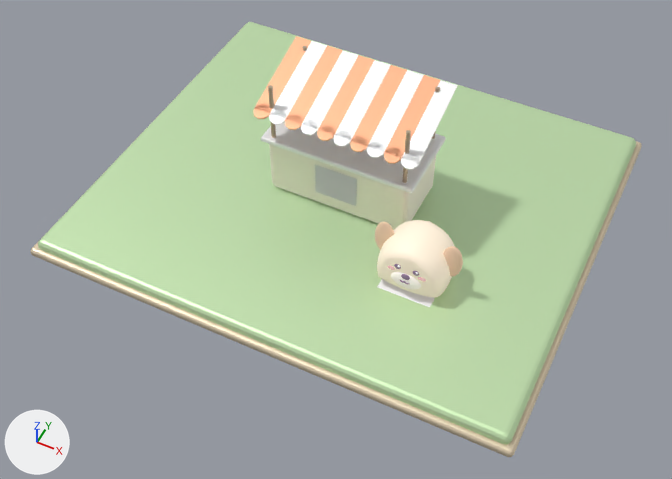
What one commit did to the glTF model game/art/models/buildings/arcade/building_arcade_L01.glb.
One viewpoint serves both versions: a 50 mm lens placed at (15.4, -32.8, 36.1), pointed at (0.8, -3.6, -0.3). The axes (+X, +Y, +Z) are drawn at lower left. The lights are the same throughout. The first picture is the older version. Where no turn or scale is listed for an object, it has been applied to the vertices.

Script lines for the objects in view, before the commit:
```python
me_mesh_15 = bpy.data.meshes.new('Mesh_15')
me_mesh_15.from_pydata(...)  # 112 vertices, 220 faces; spans x -13.0..13.0, y -11.0..11.0, z -0.8..0.0
me_mesh_15.materials.append(mat_material_12)  # green #ceecbb
me_mesh_16 = bpy.data.meshes.new('Mesh_16')
me_mesh_16.from_pydata(...)  # 112 vertices, 220 faces; spans x -13.3..13.3, y -11.3..11.3, z -1.0..-0.5
me_mesh_16.materials.append(mat_material_13)  # beige #e6d5b8
me_mesh_5 = bpy.data.meshes.new('Mesh_5')
me_mesh_5.from_pydata(...)  # 110 vertices, 200 faces; spans x -4.48..3.58, y -2.63..-1.74, z 5.31..5.65
me_mesh_5.materials.append(mat_material_4)  # beige #ffb88e
ob_mesh_15 = bpy.data.objects.new('Mesh_15', me_mesh_15)
ob_mesh_15.location = (0.0, 0.0, 0.0)
ob_mesh_16 = bpy.data.objects.new('Mesh_16', me_mesh_16)
ob_mesh_16.location = (0.0, 0.0, 0.0)
ob_mesh_5 = bpy.data.objects.new('Mesh_5', me_mesh_5)
ob_mesh_5.location = (0.0, 0.0, 0.0)
# also in view: 'Mesh_0' at (0.0, -2.0, 1.9); 'Mesh_10' at (5.6, -4.3, 1.6); 'Mesh_4' at (-0.5, 0.1, 6.2); 'Mesh_6' at (0.4, -2.2, 5.5); 'Mesh_1' at (0.0, 0.0, 1.7)
```
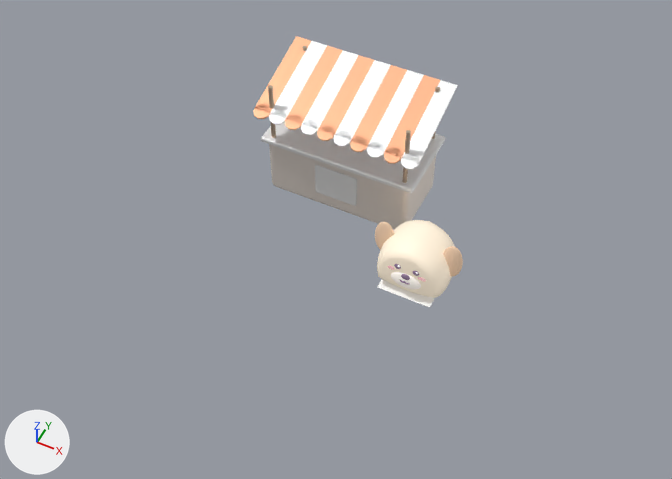
Changed parts and their boxes (x1, y1, x2, y2) in the pictures (672 x 479 px):
'Mesh_15', deleted (green): before (38, 22, 636, 444)
'Mesh_16', deleted: before (30, 29, 642, 457)

The change in detail:
Object 'Mesh_15' (ob_mesh_15) is deleted.
Object 'Mesh_16' (ob_mesh_16) is deleted.
